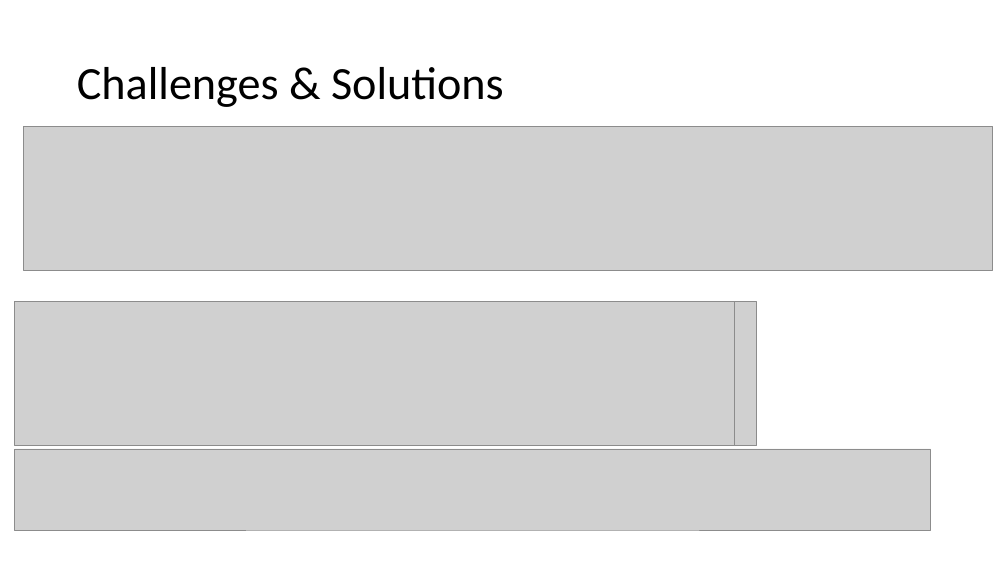
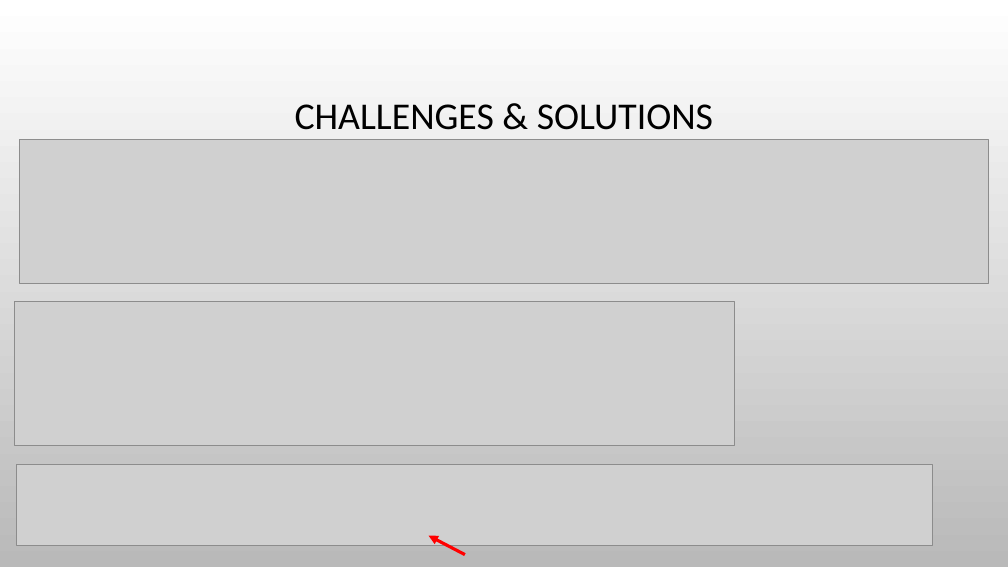
Before and after one commit to DFwJZ/weather_API, a slide deck: slide 13 of Brief_Walkthrough.pptx (slide 10 before the commit). Drawn at 1008x567 pixels with LibreOffice and Linux fonts; fonts in the diff are those of the drawing; grey boxes stand for pictures; background and template pictures are left out. Boxes give left, top, right and bottom in pixels: in the first picture for what was removed or moved away, otherwise in the second. Text is boxed around its words. In the diff, an @@ line names an element or a change of style, - is before the commit and + after.

```diff
--- a/Brief_Walkthrough.pptx
+++ b/Brief_Walkthrough.pptx
@@ background #FFFFFF to picture (left out) @@
@@ title at <box>295,104,713,130</box>: text changed; size 44 to 36 pt @@
-Challenges & Solutions
+CHALLENGES & SOLUTIONS
@@ picture: place and size @@
-picture at <box>23,126,993,271</box>
+picture at <box>20,139,989,284</box>
@@ picture removed at <box>37,302,757,446</box> @@
@@ picture: place and size @@
-picture at <box>15,449,932,530</box>
+picture at <box>17,464,933,545</box>
@@ arrow added from (465, 555) to (429, 536), #FF0000 3 pt @@
```
Also in this commit, not shown: 14 other slides changed, 1 slide added, 1 slide removed, 7 other files.
